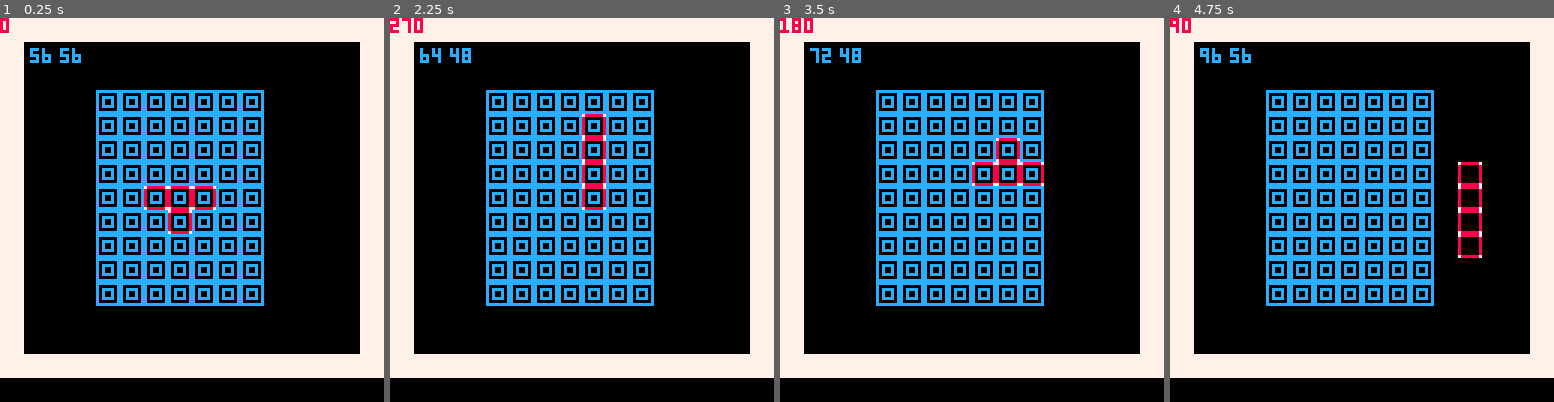
Above: before the commit, frames 1-4 (left to right).
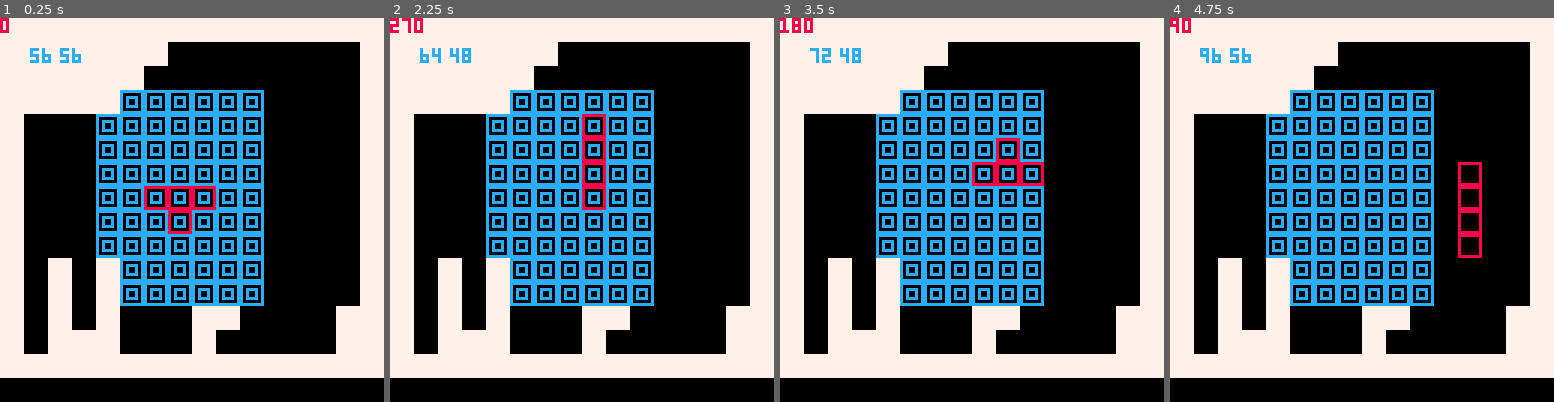
Above: after the commit, the same moments.

Repository: ManlishPotato/carts
Game: PICO-8 cartridge advcol2/colinmem.p8
Two runs of this game, one before a commit and one after it. Both use one fixed random seed, a clock stepped at 60 frames per second and the inputs below.
Inputs:
- Up to frame 1 (0.25 s): no input
- Up to frame 2 (2.25 s): tap X (X key) at 0.33, 1.07, 1.85 s; tap O (Z key) at 0.7, 1.7, 2.1 s; hold Right 1.6-2.1 s; hold Up from 2.15 s (still down)
- Up to frame 3 (3.5 s): release Up at 2.42 s; hold Right 2.47-3.03 s; tap O (Z key) at 2.5, 2.9, 3.3 s; tap X (X key) at 2.97 s; hold Left from 3.08 s (still down)
- Up to frame 4 (4.75 s): release Left at 3.58 s; hold Down 3.63-3.97 s; tap O (Z key) at 3.7, 4.1, 4.5 s; hold Right 4.02-4.68 s; tap X (X key) at 4.08 s; hold Up from 4.73 s (still down)

The runs differ from the first frame. In frame 1, 11% of the frame differs, in the area x 6-94%, y 6-88%; in frame 2, 11%; in frame 3, 11%; in frame 4, 11%.

Commit message:
Basic Collision done!
Simple collision now works, the program however does not detect "illegal turns".

Diff:
--- a/advcol2/colinmem.p8
+++ b/advcol2/colinmem.p8
@@ -4,6 +4,8 @@
 p1={}
 p1.x=0
 p1.y=0
+p1.lastx=0
+p1.lasty=0
 
 p1.spr=2
 p1.r=0
@@ -22,8 +24,8 @@
 	map(0,0,0,0,16,16)
 
 	move()
+	collision()
 	drawspr()
-	collision()
 
 	--pset(p1.x,p1.y,0)
 
@@ -34,6 +36,8 @@
 end
 
 function move()
+	p1.lastx=p1.x
+	p1.lasty=p1.y
 	if(btnp(0)) then p1.x-=8 end
 	if(btnp(1)) then p1.x+=8 end
 	if(btnp(2)) then p1.y-=8 end
@@ -65,6 +69,14 @@
  	for k=0,7,7 do
  		for l=0,7,7 do
  			pset(p1.x+rot_x+l,p1.y+rot_y+k,7)
+
+ 			flag=fget(mget((p1.x+rot_x+l)/8,(p1.y+rot_y+k)/8),0)
+
+ 			if(flag) then
+ 				print("flag!!!")
+ 				p1.x=p1.lastx
+ 				p1.y=p1.lasty
+ 			end
  		end
  	end
 
@@ -81,6 +93,14 @@
 		for v=0,7,7 do
  		for b=0,7,7 do
  			pset(p1.x+rot_x+b,p1.y+rot_y+v,7)
+
+ 			flag=fget(mget((p1.x+rot_x+b)/8,(p1.y+rot_y+v)/8),0)
+
+ 			if(flag) then
+ 				print("flag!!!")
+ 				p1.x=p1.lastx
+ 				p1.y=p1.lasty
+ 			end
  		end
  	end
 
@@ -145,19 +165,22 @@
 007007007777777780000008c0cccc0c000000000000000000000000000000000000000000000000000000000000000000000000000000000000000000000000
 000000007777777780000008c000000c000000000000000000000000000000000000000000000000000000000000000000000000000000000000000000000000
 000000007777777788888888cccccccc000000000000000000000000000000000000000000000000000000000000000000000000000000000000000000000000
+__gff__
+0001000000000000000000000000000000000000000000000000000000000000000000000000000000000000000000000000000000000000000000000000000000000000000000000000000000000000000000000000000000000000000000000000000000000000000000000000000000000000000000000000000000000000
+0000000000000000000000000000000000000000000000000000000000000000000000000000000000000000000000000000000000000000000000000000000000000000000000000000000000000000000000000000000000000000000000000000000000000000000000000000000000000000000000000000000000000000
 __map__
 0101010101010101010101010101010100000000000000000000000000000000000000000000000000000000000000000000000000000000000000000000000000000000000000000000000000000000000000000000000000000000000000000000000000000000000000000000000000000000000000000000000000000000
-0100000000000000000000000000000100000000000000000000000000000000000000000000000000000000000000000000000000000000000000000000000000000000000000000000000000000000000000000000000000000000000000000000000000000000000000000000000000000000000000000000000000000000
-0100000000000000000000000000000100000000000000000000000000000000000000000000000000000000000000000000000000000000000000000000000000000000000000000000000000000000000000000000000000000000000000000000000000000000000000000000000000000000000000000000000000000000
+0101010101010100000000000000000100000000000000000000000000000000000000000000000000000000000000000000000000000000000000000000000000000000000000000000000000000000000000000000000000000000000000000000000000000000000000000000000000000000000000000000000000000000
+0101010101010000000000000000000100000000000000000000000000000000000000000000000000000000000000000000000000000000000000000000000000000000000000000000000000000000000000000000000000000000000000000000000000000000000000000000000000000000000000000000000000000000
+0101010101030303030303000000000100000000000000000000000000000000000000000000000000000000000000000000000000000000000000000000000000000000000000000000000000000000000000000000000000000000000000000000000000000000000000000000000000000000000000000000000000000000
 0100000003030303030303000000000100000000000000000000000000000000000000000000000000000000000000000000000000000000000000000000000000000000000000000000000000000000000000000000000000000000000000000000000000000000000000000000000000000000000000000000000000000000
 0100000003030303030303000000000100000000000000000000000000000000000000000000000000000000000000000000000000000000000000000000000000000000000000000000000000000000000000000000000000000000000000000000000000000000000000000000000000000000000000000000000000000000
 0100000003030303030303000000000100000000000000000000000000000000000000000000000000000000000000000000000000000000000000000000000000000000000000000000000000000000000000000000000000000000000000000000000000000000000000000000000000000000000000000000000000000000
 0100000003030303030303000000000100000000000000000000000000000000000000000000000000000000000000000000000000000000000000000000000000000000000000000000000000000000000000000000000000000000000000000000000000000000000000000000000000000000000000000000000000000000
 0100000003030303030303000000000100000000000000000000000000000000000000000000000000000000000000000000000000000000000000000000000000000000000000000000000000000000000000000000000000000000000000000000000000000000000000000000000000000000000000000000000000000000
 0100000003030303030303000000000100000000000000000000000000000000000000000000000000000000000000000000000000000000000000000000000000000000000000000000000000000000000000000000000000000000000000000000000000000000000000000000000000000000000000000000000000000000
-0100000003030303030303000000000100000000000000000000000000000000000000000000000000000000000000000000000000000000000000000000000000000000000000000000000000000000000000000000000000000000000000000000000000000000000000000000000000000000000000000000000000000000
-0100000003030303030303000000000100000000000000000000000000000000000000000000000000000000000000000000000000000000000000000000000000000000000000000000000000000000000000000000000000000000000000000000000000000000000000000000000000000000000000000000000000000000
-0100000003030303030303000000000100000000000000000000000000000000000000000000000000000000000000000000000000000000000000000000000000000000000000000000000000000000000000000000000000000000000000000000000000000000000000000000000000000000000000000000000000000000
-0100000000000000000000000000000100000000000000000000000000000000000000000000000000000000000000000000000000000000000000000000000000000000000000000000000000000000000000000000000000000000000000000000000000000000000000000000000000000000000000000000000000000000
-0100000000000000000000000000000100000000000000000000000000000000000000000000000000000000000000000000000000000000000000000000000000000000000000000000000000000000000000000000000000000000000000000000000000000000000000000000000000000000000000000000000000000000
+0100010001030303030303000000000100000000000000000000000000000000000000000000000000000000000000000000000000000000000000000000000000000000000000000000000000000000000000000000000000000000000000000000000000000000000000000000000000000000000000000000000000000000
+0100010001030303030303000000000100000000000000000000000000000000000000000000000000000000000000000000000000000000000000000000000000000000000000000000000000000000000000000000000000000000000000000000000000000000000000000000000000000000000000000000000000000000
+0100010001000000010100000000010100000000000000000000000000000000000000000000000000000000000000000000000000000000000000000000000000000000000000000000000000000000000000000000000000000000000000000000000000000000000000000000000000000000000000000000000000000000
+0100010101000000010000000000010100000000000000000000000000000000000000000000000000000000000000000000000000000000000000000000000000000000000000000000000000000000000000000000000000000000000000000000000000000000000000000000000000000000000000000000000000000000
 0101010101010101010101010101010100000000000000000000000000000000000000000000000000000000000000000000000000000000000000000000000000000000000000000000000000000000000000000000000000000000000000000000000000000000000000000000000000000000000000000000000000000000
